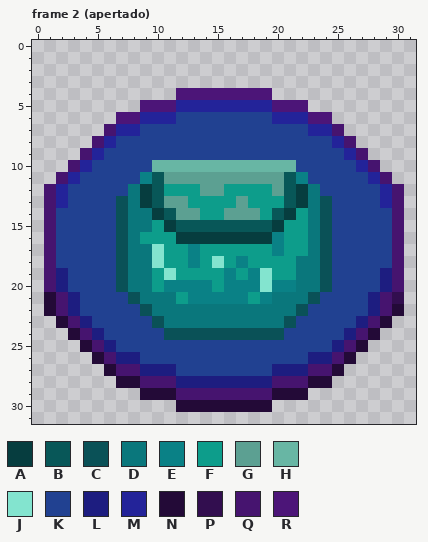
Pixel-art file: Assets/GUI_HUD_UI/UI/botao/inventario/inventario.aseprite. That is the earlier state.
32x32 pixels, 2 frames. Colours within 5 levels of each other are drawn and written as one. Shown: frame 2 (apertado). The commit also changed other frames, which this record leaves out.
Palette (. is transparent): A #063d3f  B #085758  C #0a5157  D #0a777c  E #0a8186  F #0d9d8b  G #5ca092  H #68b6a4  J #83e4cf  K #214191  L #1d1d80  M #232399  N #230a37  P #320e4f  Q #46146f  R #4c1578
New version:
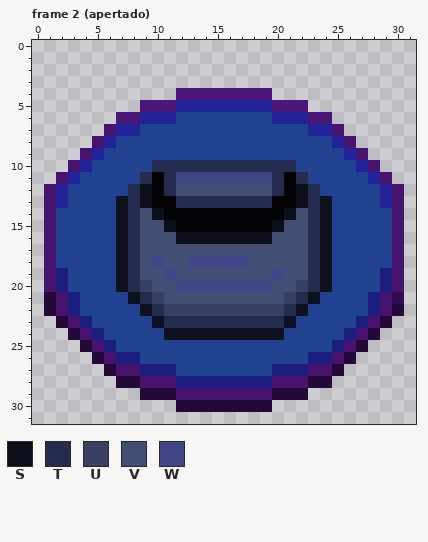
Colours new in this view: S #0c0e19  T #262b50  U #384162  V #434e74  W #404686
Diff:
layer "efeito" removed
@@ palette @@
-B #085758
+B #040408
-C #0a5157
+C #0f101f
--- frame 2 (apertado), layer "logo"
@@ x 6..25 @@
  9 KKKKKKKKKKKKKKKKKKKK
-10 KKKKHHHHHHHHHHHHKKKK
-11 KKKEBGGGGGGGGGGBEKKK
-12 KKDABFFFGGFFFFGBADKK
-13 KCDABGGFFFFGFFFBADCK
-14 KCDDABGGFFGGGFBAFDCK
-15 KCDDFABBBBBBBBAFFDCK
-16 KCDFFFAAAAAAAAEFFDCK
-17 KCDDJFFEFFFFFFEFFDCK
-18 KCDDJFFEFJFEFFFFDDCK
-19 KCDDFJFFFFEFEJFFDDCK
-20 KCDDFEEEEFEEEJEEDDCK
-21 KKCDDDFEEEEEFEDDDCKK
-22 KKKCDDDDDDDDDDDDCKKK
-23 KKKKCDDDDDDDDDDCKKKK
+10 KKKKTTTTTTTTTTTTKKKK
+11 KKKTBTWWWWWWWWTBTKKK
+12 KKTSBTVVVVVVVVTBSTKK
+13 KCTSBBTTTTTTTTBBSTCK
+14 KCTVSBBBBBBBBBBSVTCK
+15 KCTVVSBBBBBBBBSVVTCK
+16 KCTVVVSSSSSSSSVVVTCK
+17 KCTVVVVVVVVVVVVVVTCK
+18 KCTVWVVWWWWWVVVVVTCK
+19 KCTVVWVVVVVVVVWVVTCK
+20 KCTUVVWWWWWWWWVVUTCK
+21 KKCTUVVVVVVVVVVUTCKK
+22 KKKCTUUUUUUUUUUTCKKK
+23 KKKKCTTTTTTTTTTCKKKK
 24 KKKKKCCCCCCCCCCKKKKK
Changed places in both pictures, as pixel boxes (x1, y1, x2, y2):
changed: (116, 160, 332, 340)
